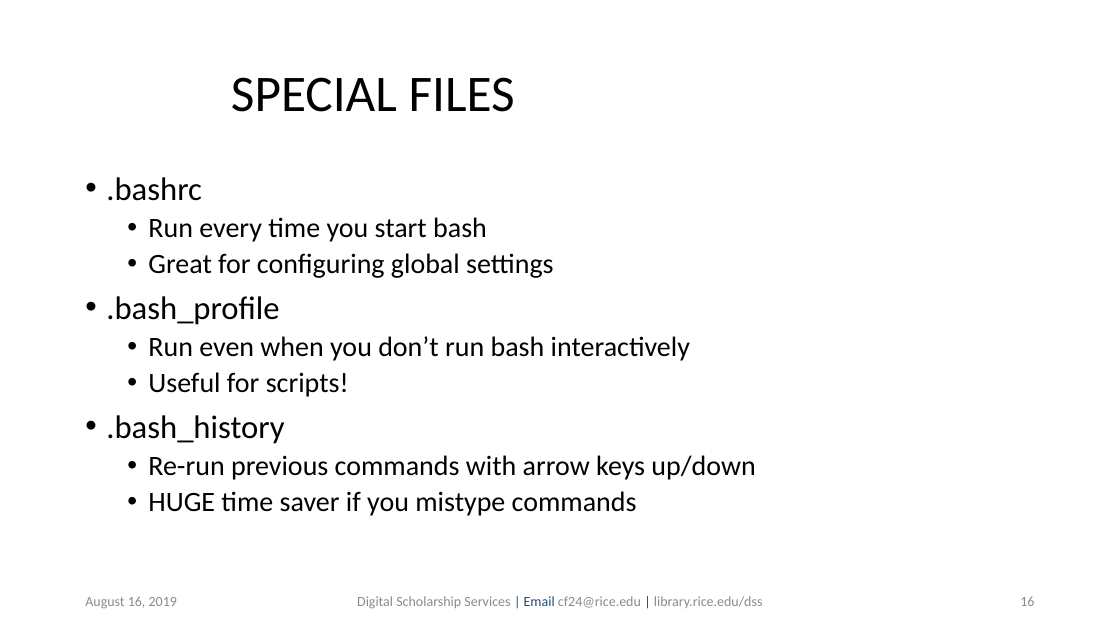
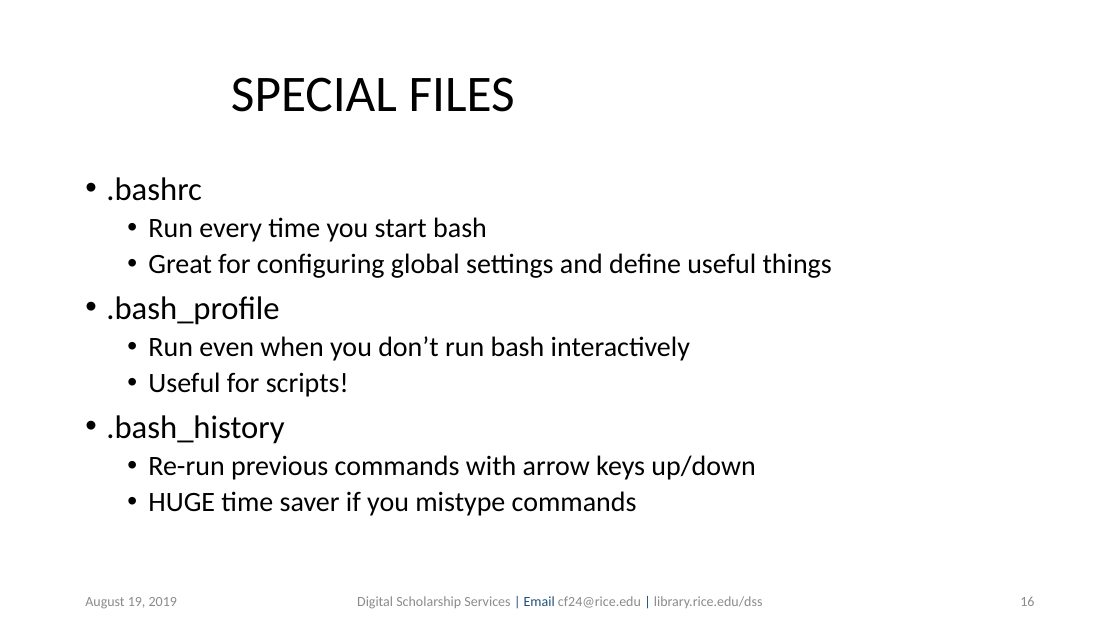
Before and after one commit to bakitybacon/rice-data-and-donuts, a slide deck: slide 16 of bash/Introduction to Bash.pptx. Drawn at 1120x630 pixels with LibreOffice and Linux fonts; fonts in the diff are those of the drawing; background and template pictures are left out. Boxes give left, top, right and bottom in pixels: in the first picture for what was removed or moved away, otherwise in the second. Text is boxed around its words. In the diff, an @@ line names an element or a change of style, - is before the commit and + after.

```diff
--- a/bash/Introduction to Bash.pptx
+++ b/bash/Introduction to Bash.pptx
@@ text at [148, 253, 832, 278]: text changed @@
-  • Great for configuring global settings
+  • Great for configuring global settings and define useful things
@@ text at [85, 597, 177, 609]: text changed @@
-August 16, 2019
+August 19, 2019
```
Also in this commit, not shown: 45 other slides changed, 1 slide added.
